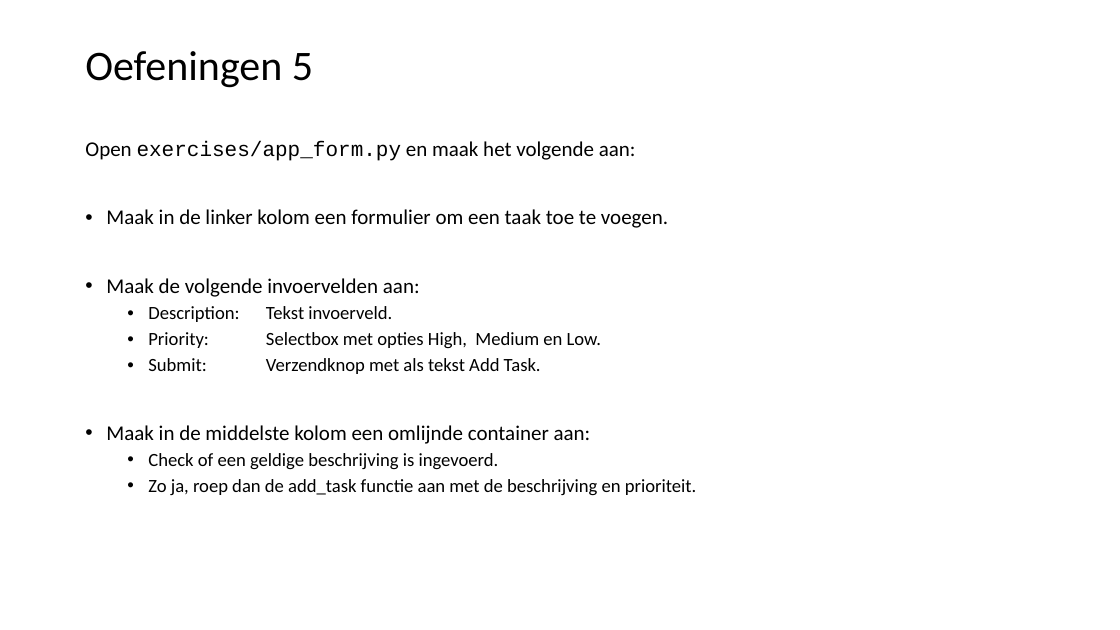
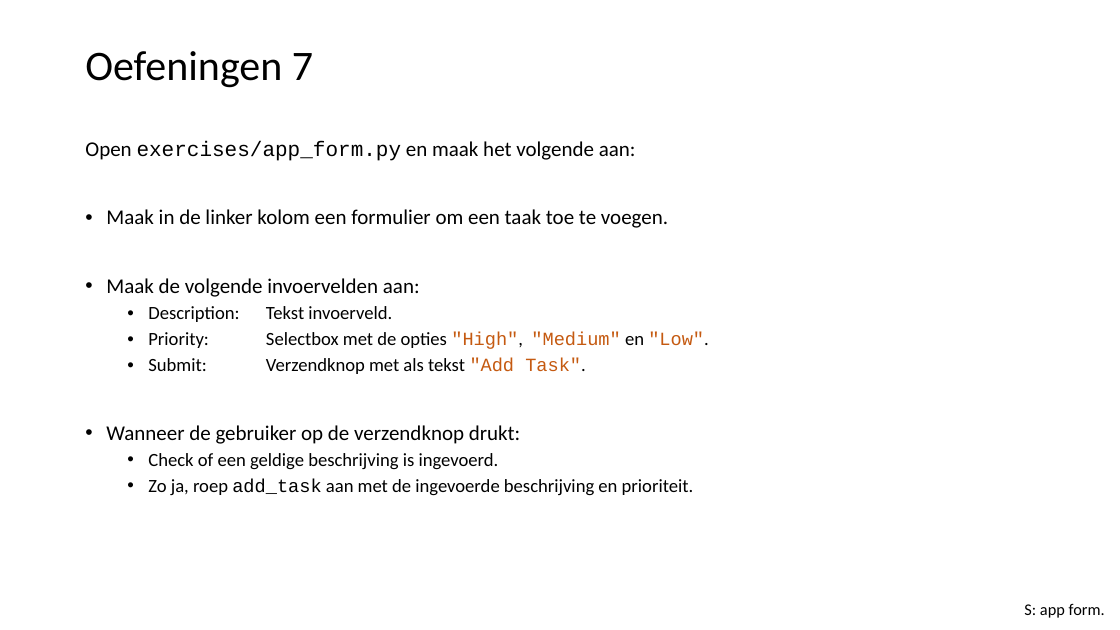
Before and after one commit to LFKoning/knowledge-sharing, a slide deck: slide 41 of python_course_4p/4_api_app/4_api_app.pptx (slide 37 before the commit). Drawn at 1120x630 pixels with LibreOffice and Linux fonts; fonts in the diff are those of the drawing. Boxes give left, top, right and bottom in pixels: in the first picture for what was removed or moved away, otherwise in the second. Text is boxed around its words. In the diff, an @@ line names an element or a change of style, - is before the commit and + after.

```diff
--- a/python_course_4p/4_api_app/4_api_app.pptx
+++ b/python_course_4p/4_api_app/4_api_app.pptx
@@ title at <box>85,51,313,88</box>: text changed @@
-Oefeningen 5
+Oefeningen 7
@@ text at <box>106,332,709,444</box>: text changed @@
-  • Priority: Selectbox met opties High, Medium en Low.
-  • Submit: Verzendknop met als tekst Add Task.
-• Maak in de middelste kolom een omlijnde container aan:
+  • Priority: Selectbox met de opties "High", "Medium" en "Low".
+  • Submit: Verzendknop met als tekst "Add Task".
+• Wanneer de gebruiker op de verzendknop drukt:
@@ text at <box>148,479,694,496</box>: text changed @@
-  • Zo ja, roep dan de add_task functie aan met de beschrijving en prioriteit.
+  • Zo ja, roep add_task aan met de ingevoerde beschrijving en prioriteit.
@@ text added at <box>1024,603,1105,618</box>, 14 pt, text #000000 @@
+S: app form.
```
Also in this commit, not shown: 15 other slides changed, 15 other files.
